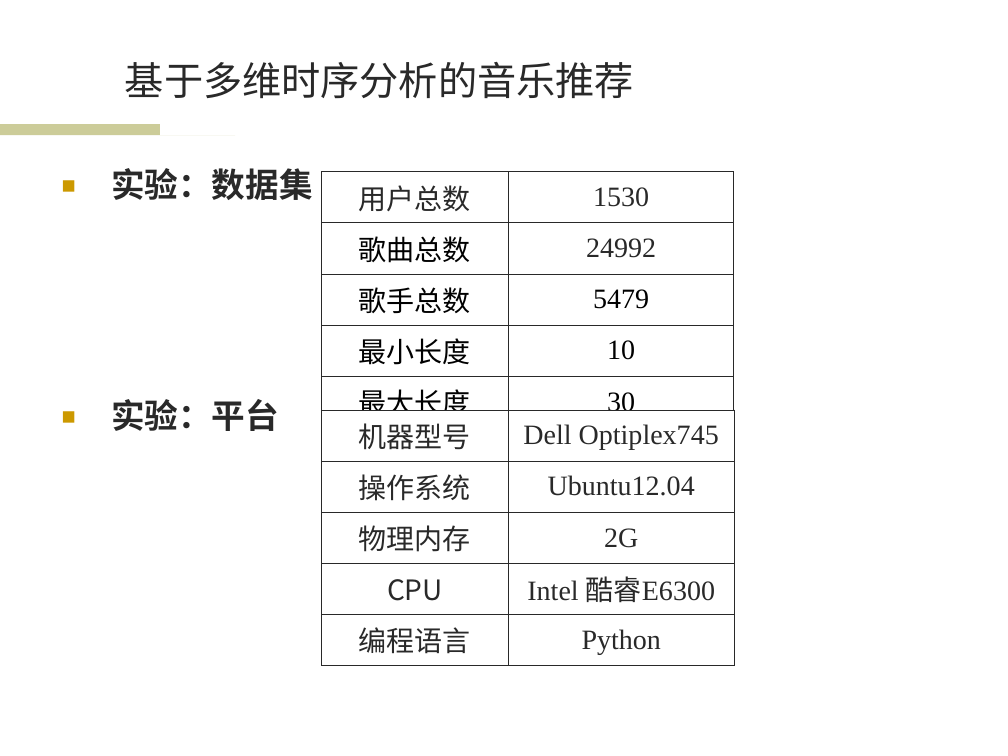
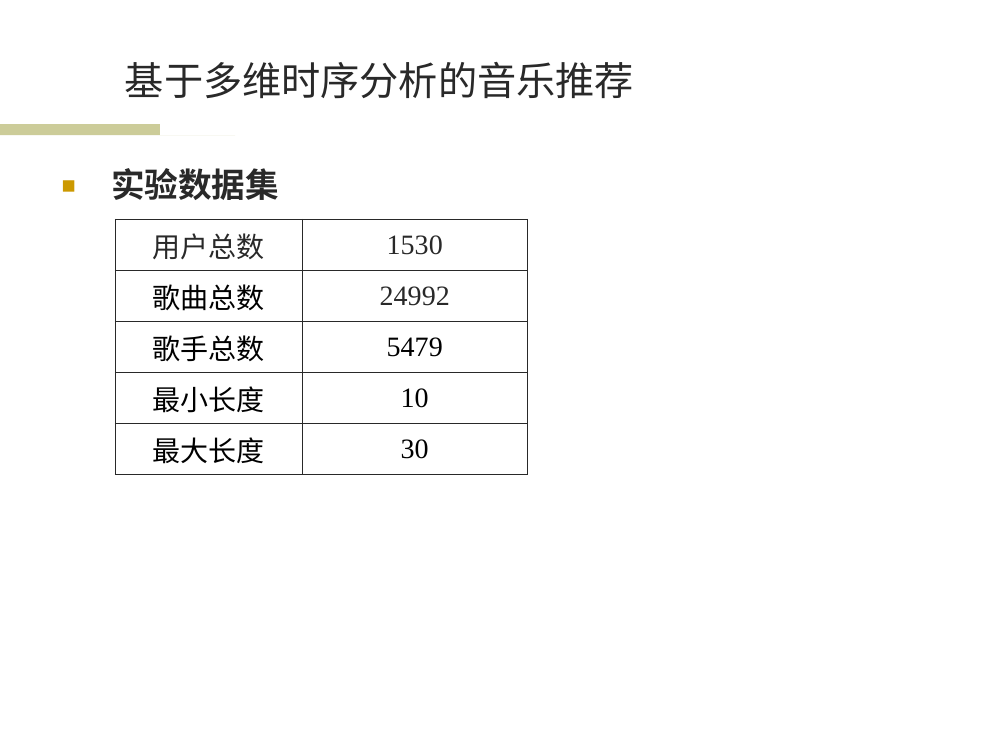
Before and after one commit to wwssttt/NJUThesis, a slide deck: slide 10 of ppt/一种基于时间序列分析的个性化音乐推荐系统及其实现.ppt. Drawn at 1008x756 pixels with LibreOffice and Linux fonts; fonts in the diff are those of the drawing; background and template pictures are left out. Boxes give left, top, right and bottom in pixels: in the first picture for what was removed or moved away, otherwise in the second. Text is boxed around its words. In the diff, an @@ line names an element or a change of style, - is before the commit and + after.

```diff
--- a/ppt/一种基于时间序列分析的个性化音乐推荐系统及其实现.ppt
+++ b/ppt/一种基于时间序列分析的个性化音乐推荐系统及其实现.ppt
@@ text at (111,168,279,200): text changed @@
-■ 实验：数据集
-■ 实验：平台
+■ 实验数据集
@@ table: place and size @@
-table at (322,171,734,415)
+table at (115,220,527,468)
@@ table removed at (322,410,734,658), 5 rows, 2 columns @@
-机器型号 | Dell Optiplex745
-操作系统 | Ubuntu12.04
-物理内存 | 2G
-CPU | Intel 酷睿E6300
-编程语言 | Python
```
Also in this commit, not shown: 4 other slides changed, 1 other file.
